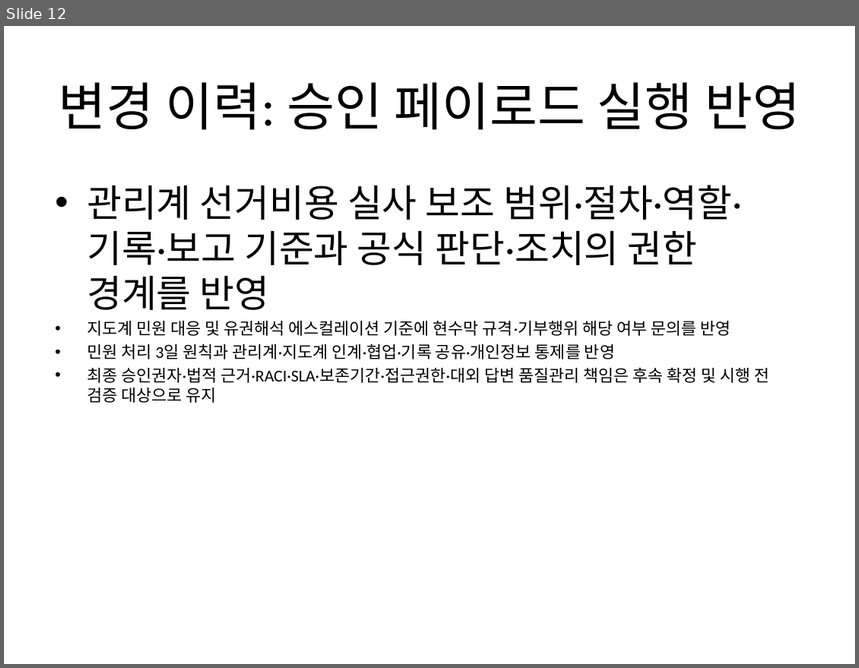
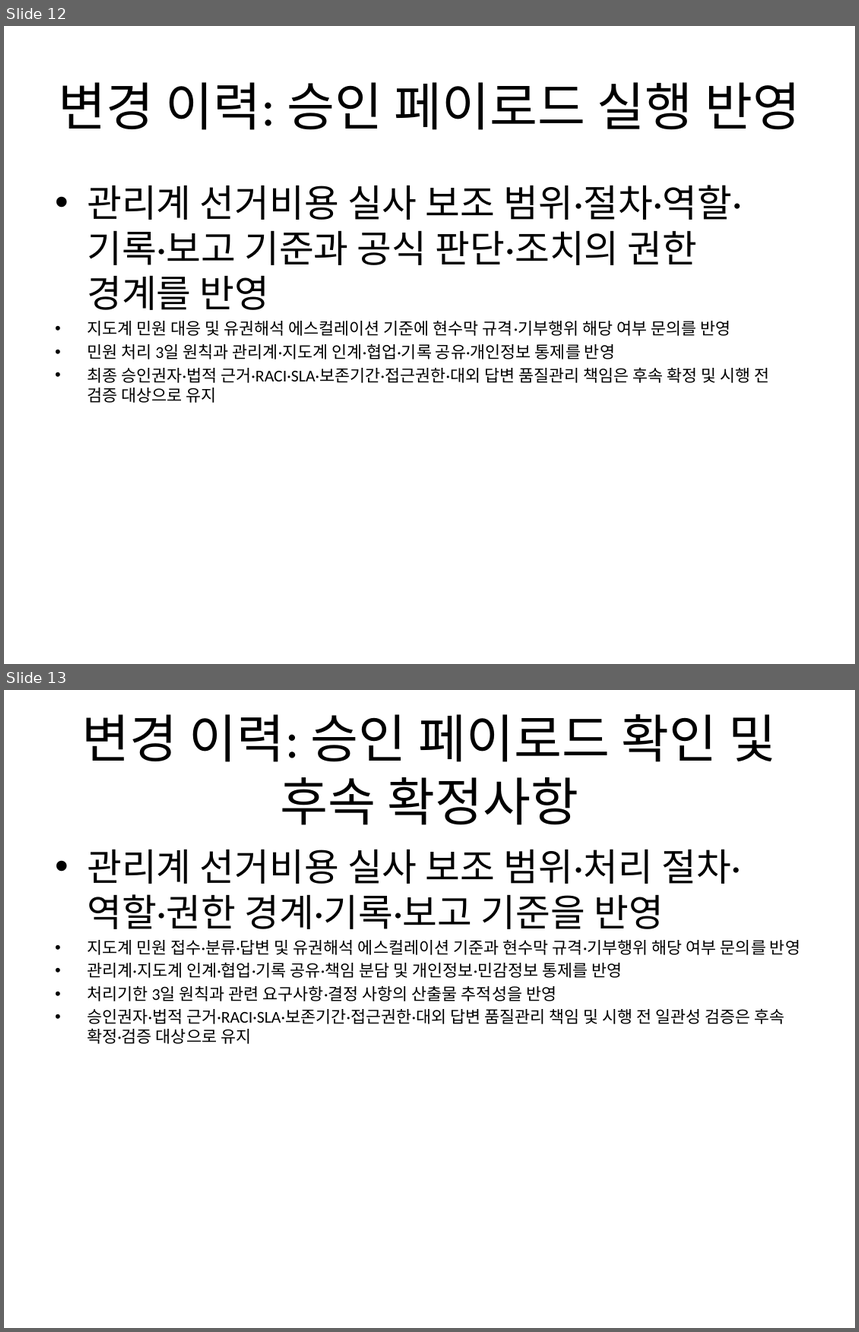
Before and after one commit to Abraxaspark91/n8n_termpjt, a slide deck: scenarios/S10_election_office_support/deliverables/선관위_업무브리핑_덱.pptx. Shown one above the other, each under a label of ours: slide 12 before the commit, slides 12 and 13 after it. The pictures are 859x668 and 859x1332 pixels, drawn with LibreOffice and Linux fonts; fonts in the diff are those of the drawing. Boxes give left, top, right and bottom in pixels: in the first picture for what was removed or moved away, otherwise in the second. Text is boxed around its words. In the diff, an @@ line names an element or a change of style, - is before the commit and + after.

```diff
--- a/scenarios/S10_election_office_support/deliverables/선관위_업무브리핑_덱.pptx
+++ b/scenarios/S10_election_office_support/deliverables/선관위_업무브리핑_덱.pptx
@@ slide 13 added at (4, 690, 855, 1328), background #FFFFFF @@
@@ title added at (82, 714, 777, 825), 44 pt, text #000000 @@
+변경 이력: 승인 페이로드 확인 및 후속 확정사항
@@ text added at (87, 850, 800, 1044), 14 pt, text #000000 @@
+• 관리계 선거비용 실사 보조 범위·처리 절차·역할·권한 경계·기록·보고 기준을 반영
+• 지도계 민원 접수·분류·답변 및 유권해석 에스컬레이션 기준과 현수막 규격·기부행위 해당 여부 문의를 반영
+• 관리계·지도계 인계·협업·기록 공유·책임 분담 및 개인정보·민감정보 통제를 반영
+• 처리기한 3일 원칙과 관련 요구사항·결정 사항의 산출물 추적성을 반영
+• 승인권자·법적 근거·RACI·SLA·보존기간·접근권한·대외 답변 품질관리 책임 및 시행 전 일관성 검증은 후속 확정·검증 대상으로 유지
```
Also in this commit, not shown: 8 other files.
